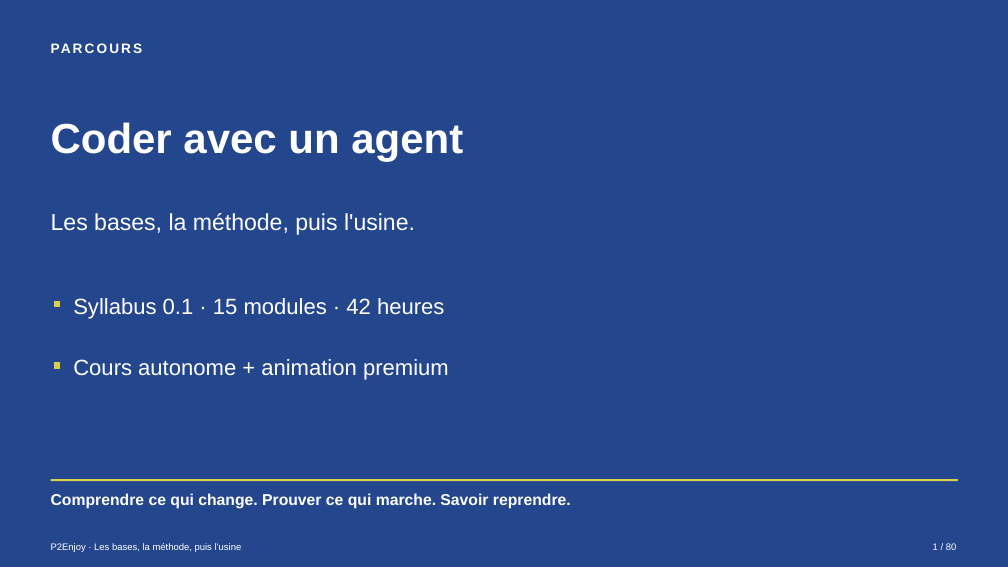
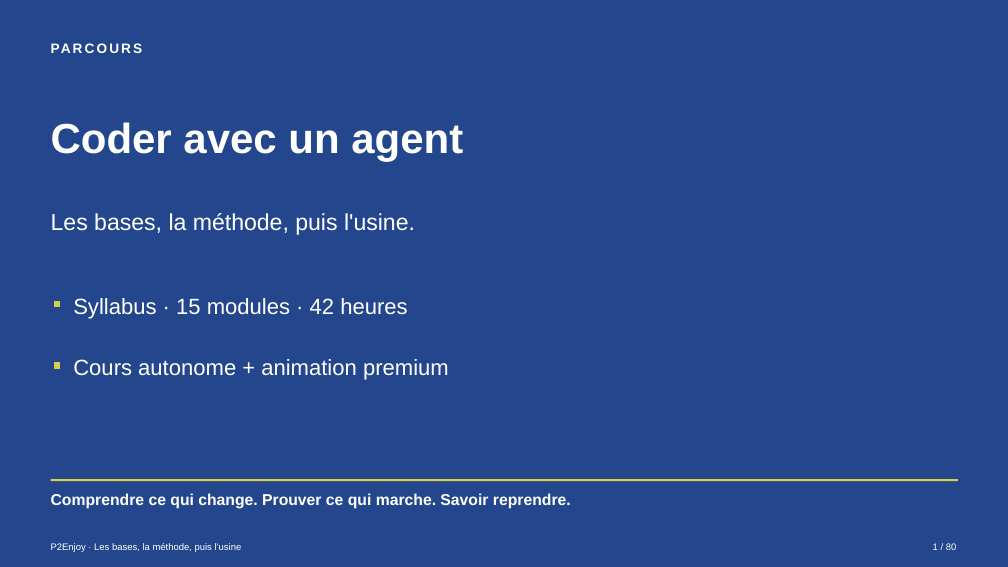
Before and after one commit to P2Enjoy/software-factory-base, a slide deck: slide 1 of formation/exports/slides.pptx. Drawn at 1008x567 pixels with LibreOffice and Linux fonts; fonts in the diff are those of the drawing. Boxes give left, top, right and bottom in pixels: in the first picture for what was removed or moved away, otherwise in the second. Text is boxed around its words. In the diff, an @@ line names an element or a change of style, - is before the commit and + after.

```diff
--- a/formation/exports/slides.pptx
+++ b/formation/exports/slides.pptx
@@ text at (73, 298, 407, 319): text changed @@
-Syllabus 0.1 · 15 modules · 42 heures
+Syllabus · 15 modules · 42 heures
```
Also in this commit, not shown: 44 other files.
